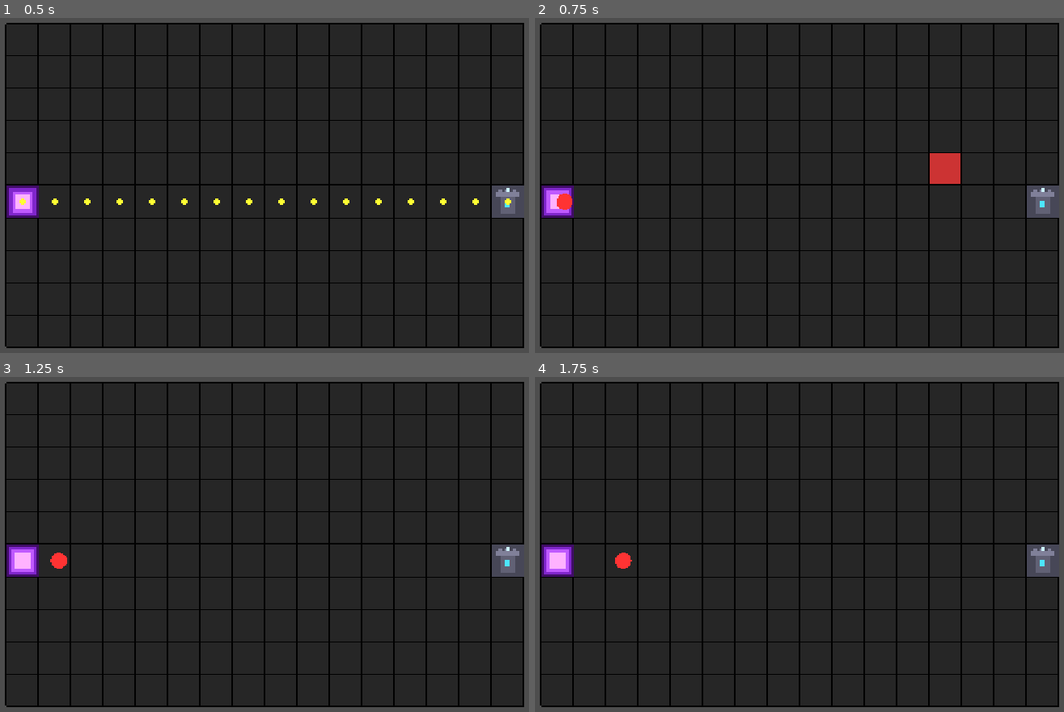
Above: before the commit, frames 1-4 (two rows, left to right).
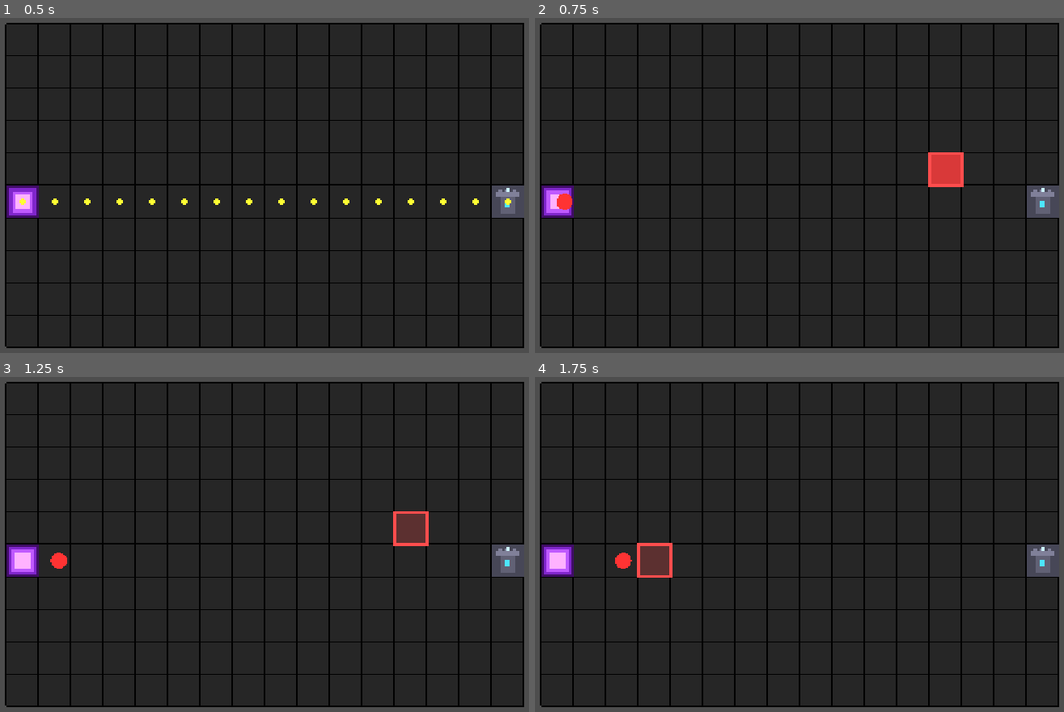
Above: after the commit, the same moments.

Repository: pawsforge/tower-defense
Game: Godot game, scene res://scenes/main/main.tscn
The game is run twice, just before and just after one commit, with the same random seed, the same clock (stepped at 60 frames per second) and the same inputs.
Inputs (mouse positions are in pixels of both pictures, inside the frame that each line leads up to):
- Up to frame 1 (0.5 s): no input
- Up to frame 2 (0.75 s): move the mouse to (942, 168) at 0.52 s; tap R (start_round) at 0.6 s; click (942, 168) at 0.67 s
- Up to frame 3 (1.25 s): no input
- Up to frame 4 (1.75 s): tap Enter at 1.25 s; move the mouse to (672, 561) at 1.27 s; tap R (start_round) at 1.35 s; click (672, 561) at 1.42 s

Frame 1 is identical in both runs. In frame 2, 0.2% of the frame differs, in the area x 74-82%, y 40-51%; in frame 3, 0.7%; in frame 4, 0.7%.

Commit message:
Add hover mid-round and fix repathing bug

Diff:
--- a/scripts/enemy/enemy.gd
+++ b/scripts/enemy/enemy.gd
@@ -45,15 +45,19 @@
 		return
 
 	path = new_path
-
-	var first_pos: Vector2 = grid_to_local(path[0])
-	if position.distance_to(first_pos) < 2.0:
-		path_index = 1
-	else:
-		path_index = 0
+	path_index = 0
 
 func grid_to_local(cell: Vector2i) -> Vector2:
 	return Vector2(cell.x, cell.y) * tile_size + Vector2(tile_size, tile_size) * 0.5
 
 func _draw():
 	draw_circle(Vector2.ZERO, tile_size * 0.25, Color(1.0, 0.2, 0.2))
+
+func get_repath_anchor_cell() -> Vector2i:
+	if path_index < path.size():
+		return path[path_index]
+
+	if path.size() > 0:
+		return path[path.size() - 1]
+
+	return Vector2i.ZERO
--- a/scripts/grid/grid.gd
+++ b/scripts/grid/grid.gd
@@ -1,6 +1,15 @@
 extends Node2D
 
 signal grid_changed
+
+enum HoverMode {
+	NONE,
+	PLACE_VALID,
+	PLACE_INVALID,
+	REMOVE,
+}
+
+var hover_mode: HoverMode = HoverMode.NONE
 
 const TILE_SIZE := 64
 const GRID_WIDTH := 16
@@ -23,7 +32,6 @@
 
 var hovered_cell: Vector2i = Vector2i(-1, -1)
 var hovered_in_bounds: bool = false
-var hovered_can_place: bool = false
 
 var building_enabled: bool = true
 
@@ -93,23 +101,27 @@
 
 	hovered_cell = cell
 	hovered_in_bounds = _in_bounds(cell)
+	hover_mode = HoverMode.NONE
 
 	if not hovered_in_bounds:
-		hovered_can_place = false
 		queue_redraw()
 		return
 
 	if cell == spawn or cell == goal:
-		hovered_can_place = false
+		hover_mode = HoverMode.PLACE_INVALID
 		queue_redraw()
 		return
 
 	if grid[cell.y][cell.x] == BLOCKED:
-		hovered_can_place = false
+		hover_mode = HoverMode.REMOVE
 		queue_redraw()
 		return
 
-	hovered_can_place = _can_place(cell)
+	if building_enabled and _can_place(cell):
+		hover_mode = HoverMode.PLACE_VALID
+	else:
+		hover_mode = HoverMode.PLACE_INVALID
+
 	queue_redraw()
 
 func _can_place(cell: Vector2i) -> bool:
@@ -267,21 +279,24 @@
 			draw_circle(center, 6.0, Color(1.0, 1.0, 0.2))
 
 	# Hover overlay
-	if building_enabled and hovered_in_bounds:
+	if hovered_in_bounds:
 		var hover_rect := Rect2(grid_to_local(hovered_cell), Vector2(TILE_SIZE, TILE_SIZE))
 
-		if hovered_cell == spawn or hovered_cell == goal:
-			draw_rect(hover_rect, Color(1.0, 0.3, 0.3, 0.25))
-			draw_rect(hover_rect, Color(1.0, 0.3, 0.3), false, 3.0)
-		elif grid[hovered_cell.y][hovered_cell.x] == BLOCKED:
-			draw_rect(hover_rect, Color(1.0, 0.9, 0.2, 0.2))
-			draw_rect(hover_rect, Color(1.0, 0.9, 0.2), false, 3.0)
-		elif hovered_can_place:
-			draw_rect(hover_rect, Color(0.3, 1.0, 0.3, 0.2))
-			draw_rect(hover_rect, Color(0.3, 1.0, 0.3), false, 3.0)
-		else:
-			draw_rect(hover_rect, Color(1.0, 0.3, 0.3, 0.25))
-			draw_rect(hover_rect, Color(1.0, 0.3, 0.3), false, 3.0)
+		match hover_mode:
+			HoverMode.REMOVE:
+				draw_rect(hover_rect, Color(1.0, 0.85, 0.2, 0.22))
+				draw_rect(hover_rect, Color(1.0, 0.85, 0.2), false, 3.0)
+
+			HoverMode.PLACE_VALID:
+				draw_rect(hover_rect, Color(0.3, 1.0, 0.3, 0.2))
+				draw_rect(hover_rect, Color(0.3, 1.0, 0.3), false, 3.0)
+
+			HoverMode.PLACE_INVALID:
+				draw_rect(hover_rect, Color(1.0, 0.3, 0.3, 0.25))
+				draw_rect(hover_rect, Color(1.0, 0.3, 0.3), false, 3.0)
+
+			HoverMode.NONE:
+				pass
 
 func get_grid_path() -> Array[Vector2i]:
 	return get_grid_path_from(spawn)
--- a/scripts/main/main.gd
+++ b/scripts/main/main.gd
@@ -53,6 +53,8 @@
 	print("Round ended")
 
 func _spawn_enemy():
+	current_round_path = $Grid.get_grid_path()
+
 	var enemy = EnemyScene.instantiate()
 	enemy.path = current_round_path
 	enemy.tile_size = $Grid.TILE_SIZE
@@ -82,14 +84,17 @@
 		end_round()
 
 func _on_grid_changed():
-	$Grid.debug_path = $Grid.get_grid_path()
+	var spawn_path: Array[Vector2i] = $Grid.get_grid_path()
+	$Grid.debug_path = spawn_path
 	$Grid.queue_redraw()
+
+	current_round_path = spawn_path
 
 	if not round_active:
 		return
 
 	for child in $Grid.get_children():
-		if child.has_method("get_current_cell") and child.has_method("repath"):
-			var current_cell: Vector2i = child.get_current_cell()
-			var new_path: Array[Vector2i] = $Grid.get_grid_path_from(current_cell)
+		if child.has_method("get_repath_anchor_cell") and child.has_method("repath"):
+			var anchor_cell: Vector2i = child.get_repath_anchor_cell()
+			var new_path: Array[Vector2i] = $Grid.get_grid_path_from(anchor_cell)
 			child.repath(new_path)
